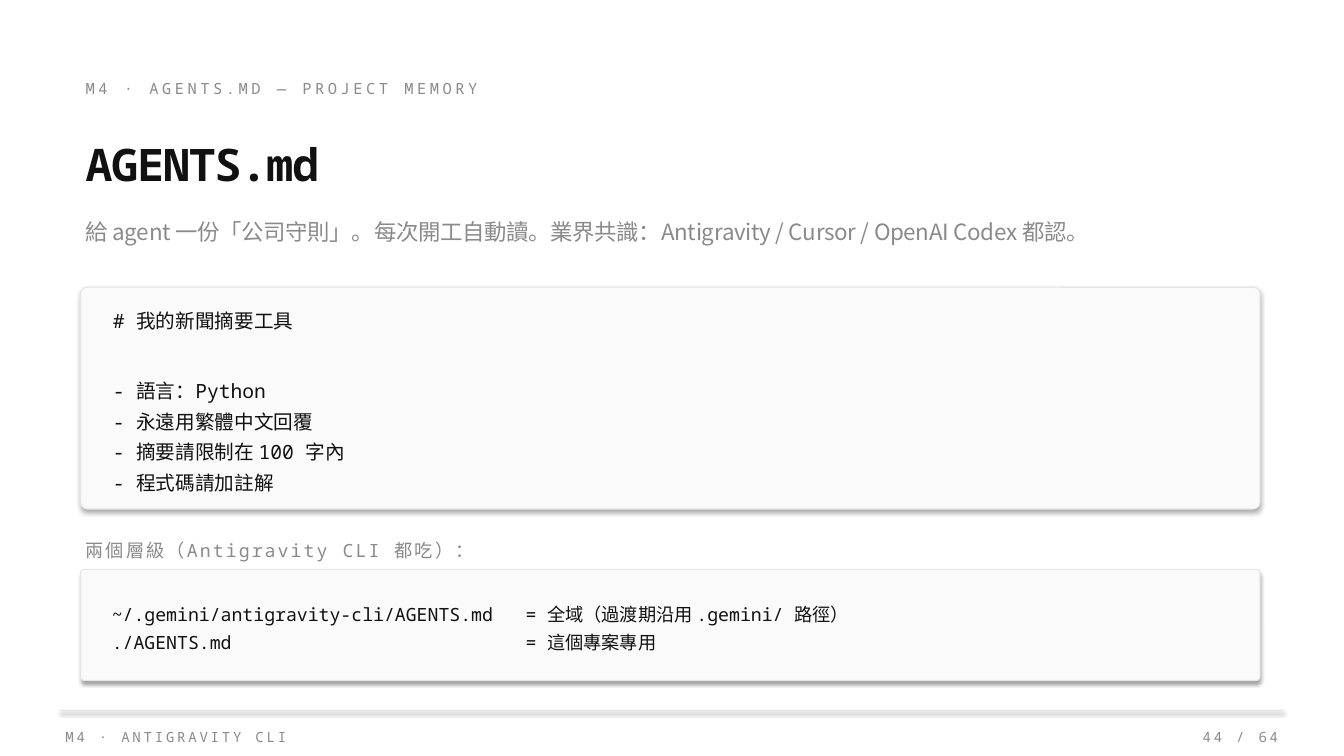
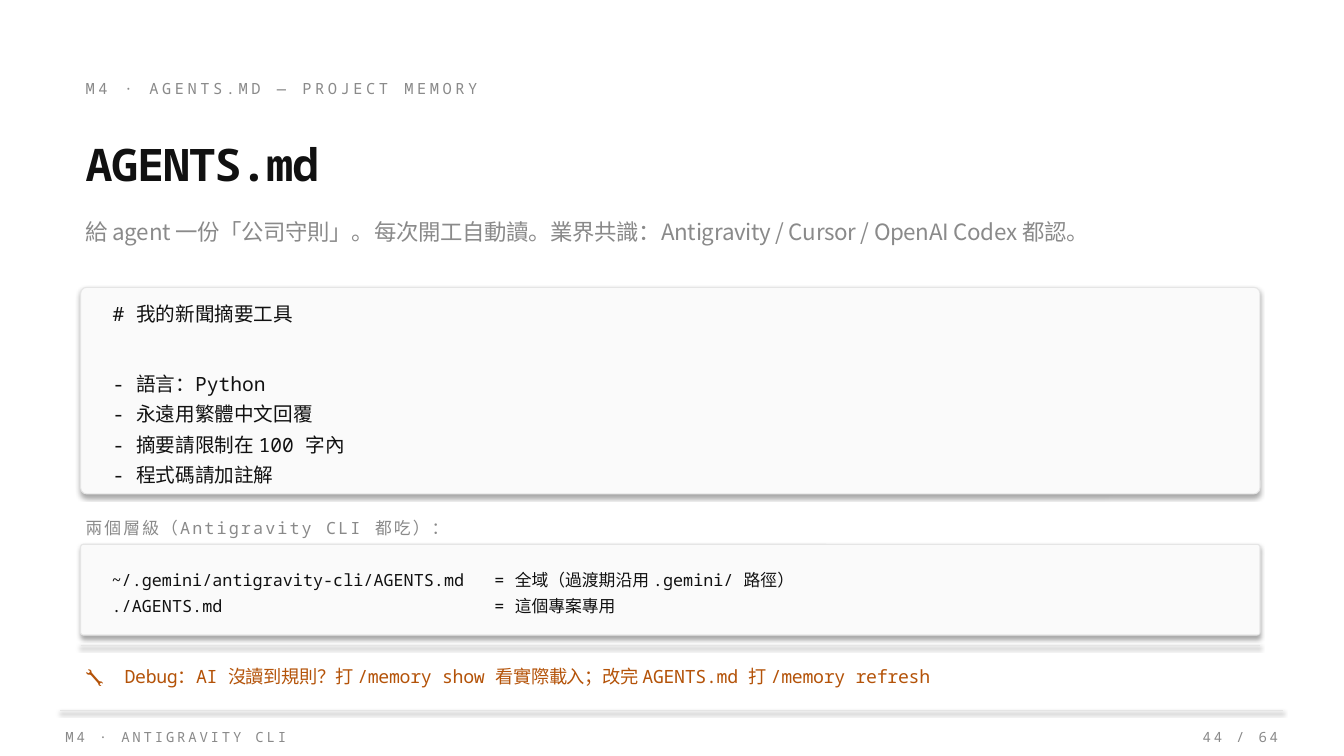
Before and after one commit to Zenobia000/SDD-agent-coding-beginner, a slide deck: slide 44 of class_plan/vibe_coding_workshop.pptx. Drawn at 1344x756 pixels with LibreOffice and Linux fonts; fonts in the diff are those of the drawing. Boxes give left, top, right and bottom in pixels: in the first picture for what was removed or moved away, otherwise in the second. Text is boxed around its words. In the diff, an @@ line names an element or a change of style, - is before the commit and + after.

```diff
--- a/class_plan/vibe_coding_workshop.pptx
+++ b/class_plan/vibe_coding_workshop.pptx
@@ rounded rectangle "# 我的新聞摘要工具": place and size @@
-rounded rectangle "# 我的新聞摘要工具" at (81,287,1260,509)
+rounded rectangle "# 我的新聞摘要工具" at (81,287,1260,494)
@@ text "兩個層級（Antigravity CLI 都吃）：": place and size @@
-text "兩個層級（Antigravity CLI 都吃）：" at (86,541,474,562)
+text "兩個層級（Antigravity CLI 都吃）：" at (86,520,448,538)
@@ text "兩個層級（Antigravity CLI 都吃）：" at (86,520,448,538): size 13 to 12 pt @@
@@ rounded rectangle "~/.gemini/antigravity-cli/AGENTS.md = 全域（過渡期沿用 .gemini/ 路徑）" at (81,544,1260,635): size 13 to 12 pt @@
@@ rounded rectangle "~/.gemini/antigravity-cli/AGENTS.md = 全域（過渡期沿用 .gemini/ 路徑）": place and size @@
-rounded rectangle "~/.gemini/antigravity-cli/AGENTS.md = 全域（過渡期沿用 .gemini/ 路徑）" at (81,570,1260,681)
+rounded rectangle "~/.gemini/antigravity-cli/AGENTS.md = 全域（過渡期沿用 .gemini/ 路徑）" at (81,544,1260,635)
@@ line added from (81, 645) to (1260, 645), #E5E5E5 0.5 pt @@
@@ text added at (125,667,931,688), 13 pt, text #B45309 @@
+🔧 Debug：AI 沒讀到規則？打 /memory show 看實際載入；改完 AGENTS.md 打 /memory refresh
```
Also in this commit, not shown: 1 other slide changed, 10 other files.
